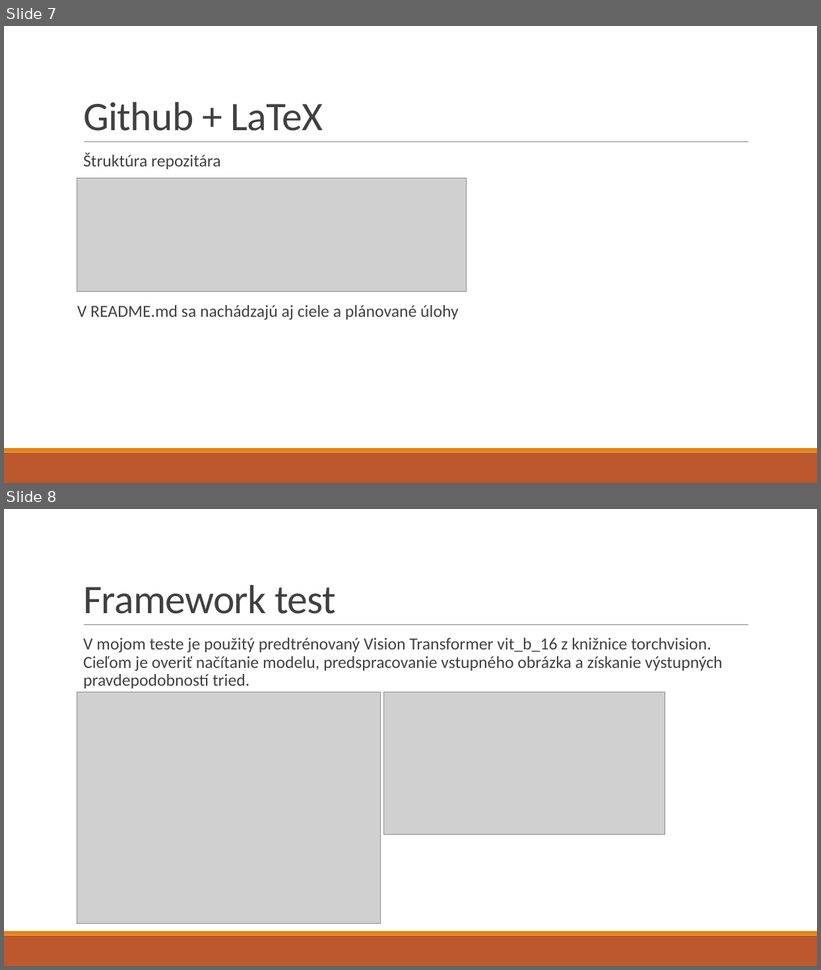
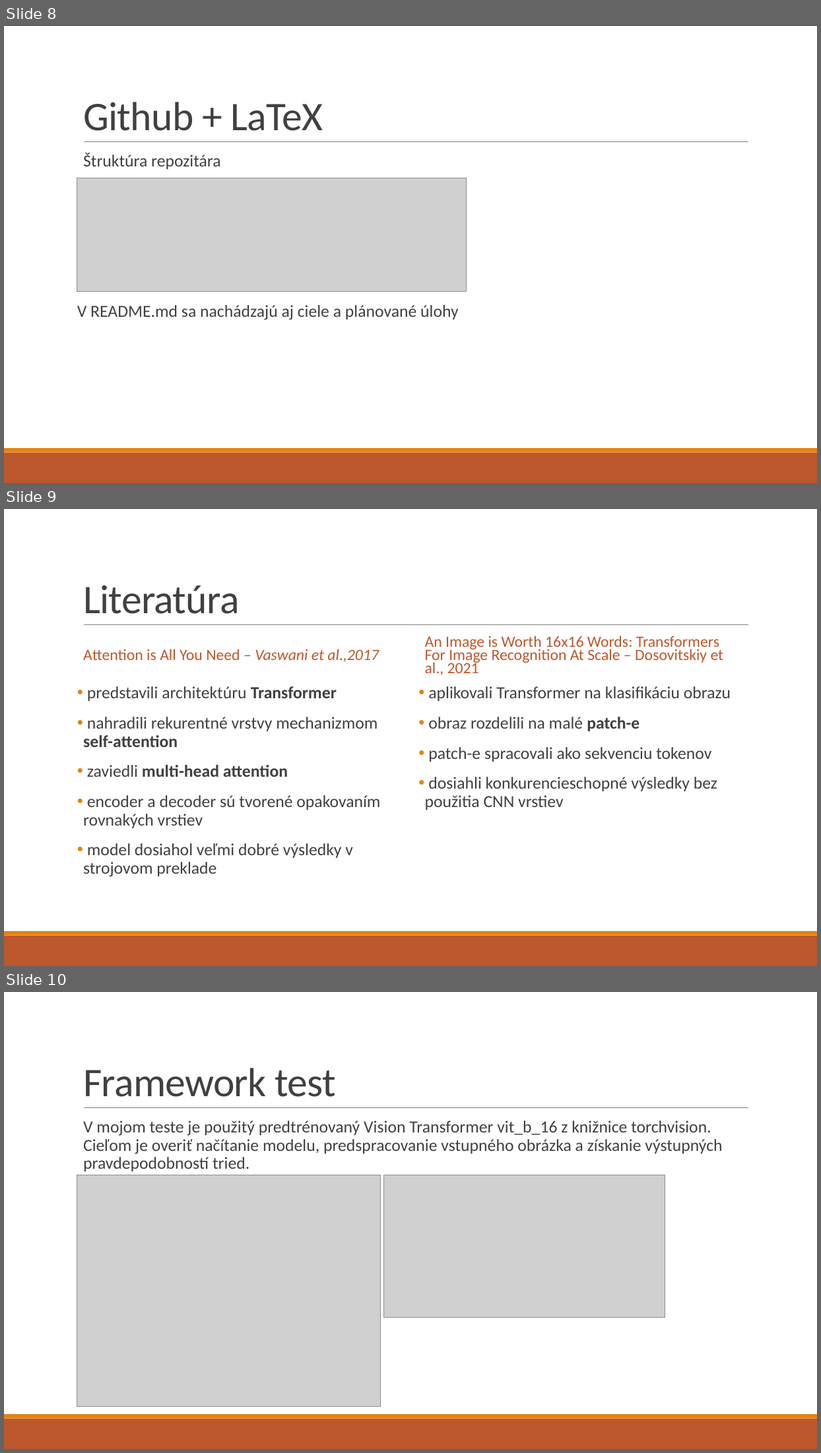
Before and after one commit to BushDemon/ViT-prototype-classification, a slide deck: docs/presentation/Vizuálny transformer so sekundárnym vynorením.pptx. Shown one above the other, each under a label of ours: slides 7 and 8 before the commit, slides 8, 9 and 10 after it. The pictures are 821x970 and 821x1453 pixels, drawn with LibreOffice and Linux fonts; fonts in the diff are those of the drawing; grey boxes stand for pictures. Boxes give left, top, right and bottom in pixels: in the first picture for what was removed or moved away, otherwise in the second. Text is boxed around its words. In the diff, an @@ line names an element or a change of style, - is before the commit and + after.

```diff
--- a/docs/presentation/Vizuálny transformer so sekundárnym vynorením.pptx
+++ b/docs/presentation/Vizuálny transformer so sekundárnym vynorením.pptx
@@ slide 9 added at (4, 509, 817, 966), background #FFFFFF; not listed: 3 template elements that a slide beside it also shows @@
@@ title added at (83, 585, 239, 614), 48 pt, text #404040 @@
+Literatúra
@@ text added at (425, 636, 724, 675), 18.5 pt, text #BD582C @@
+An Image is Worth 16x16 Words: Transformers For Image Recognition At Scale – Dosovitskiy et al., 2021
@@ text added at (83, 649, 379, 662), 18.5 pt, text #BD582C @@
+Attention is All You Need – Vaswani et al.,2017
@@ text added at (83, 687, 380, 877), 20 pt, text #404040 @@
+• predstavili architektúru Transformer
+• nahradili rekurentné vrstvy mechanizmom self-attention
+• zaviedli multi-head attention
+• encoder a decoder sú tvorené opakovaním rovnakých vrstiev
+• model dosiahol veľmi dobré výsledky v strojovom preklade
@@ text added at (425, 687, 731, 810), 20 pt, text #404040 @@
+• aplikovali Transformer na klasifikáciu obrazu
+• obraz rozdelili na malé patch-e
+• patch-e spracovali ako sekvenciu tokenov
+• dosiahli konkurencieschopné výsledky bez použitia CNN vrstiev
@@ what was slide 7 is now slide 8 @@
@@ what was slide 8 is now slide 10 @@
```
Also in this commit, not shown: 5 slides changed, 3 other slides added, 2 slides removed, 3 other files.
